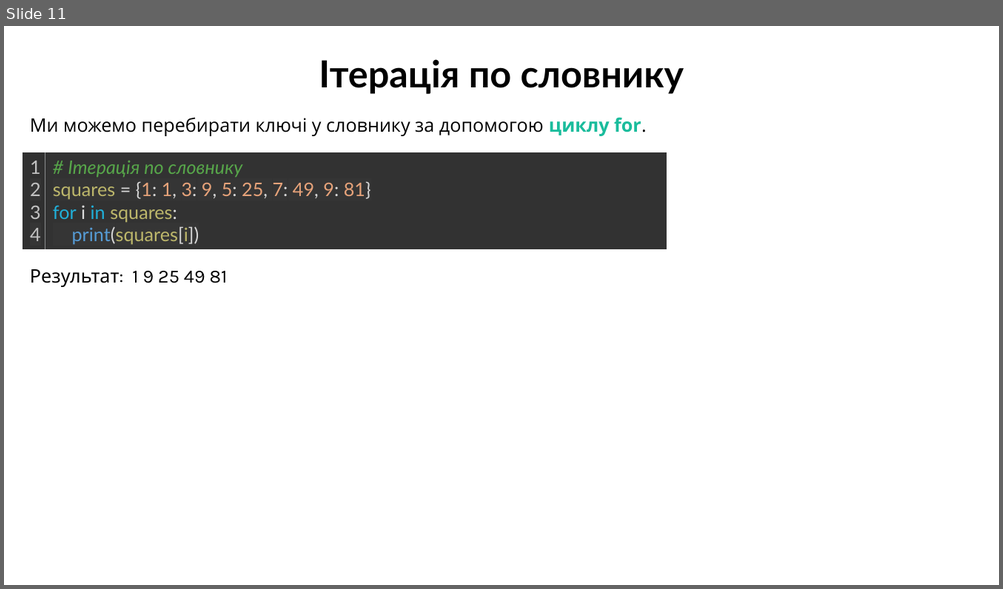
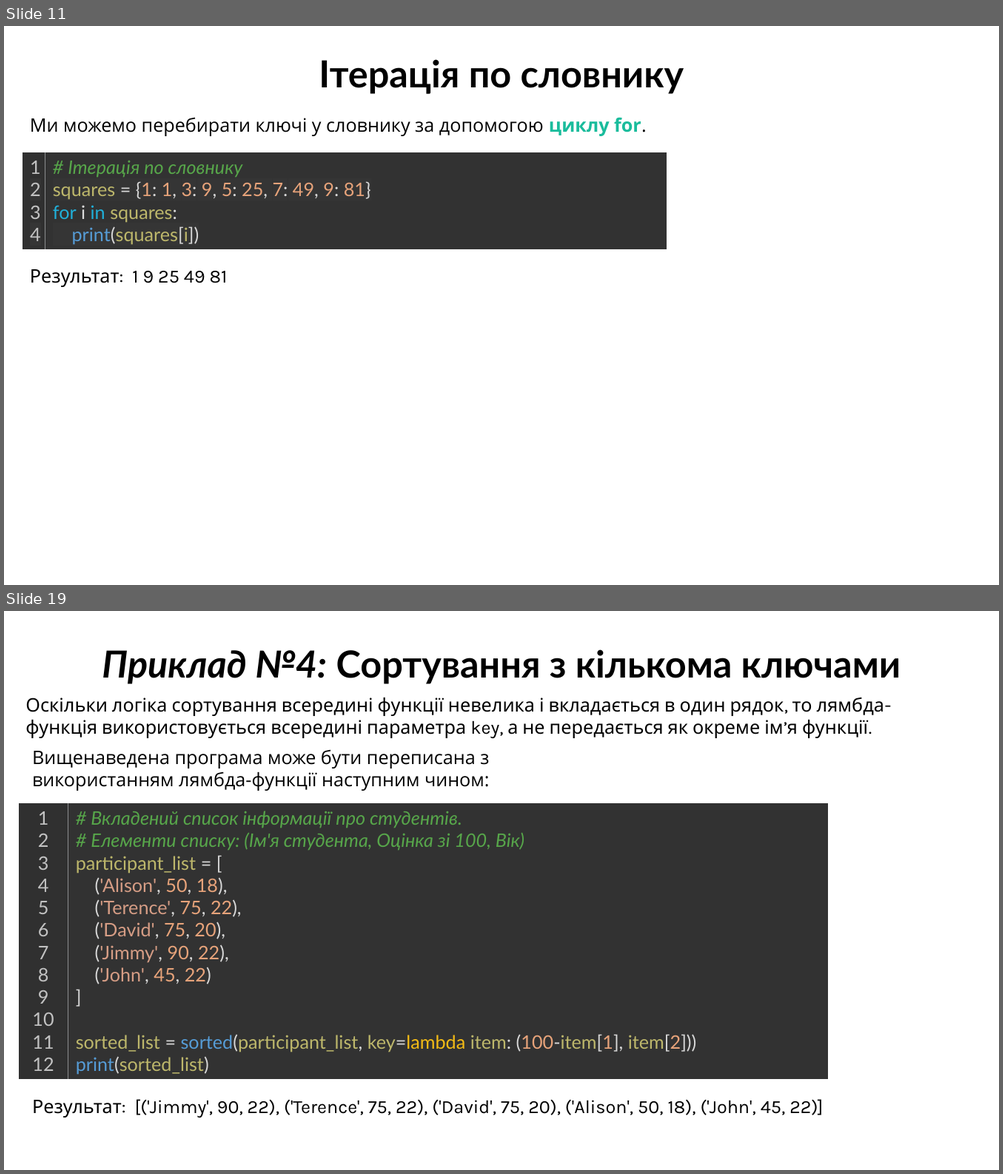
Before and after one commit to arg3ntuum/PythonCourse, a slide deck: Python Урок 12 Словники.pptx. Shown one above the other, each under a label of ours: slide 11 before the commit, slides 11 and 19 after it; the slides between them are not shown. The pictures are 1003x589 and 1003x1174 pixels, drawn with LibreOffice and Linux fonts; fonts in the diff are those of the drawing. Boxes give left, top, right and bottom in pixels: in the first picture for what was removed or moved away, otherwise in the second. Text is boxed around its words. In the diff, an @@ line names an element or a change of style, - is before the commit and + after.

```diff
--- a/Python Урок 12 Словники.pptx
+++ b/Python Урок 12 Словники.pptx
@@ slide 19 added at (x1=4, y1=611, x2=999, y2=1170), background #FFFFFF @@
@@ text added at (x1=102, y1=649, x2=901, y2=684), 36 pt, text #000000, bold @@
+Приклад №4: Сортування з кількома ключами
@@ text added at (x1=25, y1=698, x2=884, y2=738), 18 pt, text #000000 @@
+Оскільки логіка сортування всередині функції невелика і вкладається в один рядок, то лямбда-функція використовується всередині параметра key, а не передається як окреме ім’я функції.
@@ text added at (x1=32, y1=749, x2=489, y2=791), 18 pt, text #000000 @@
+Вищенаведена програма може бути переписана з використанням лямбда-функції наступним чином:
@@ table added at (x1=18, y1=803, x2=828, y2=1079), 1 rows, 2 columns @@
+1 / 2 / 3 / 4 / 5 / 6 / 7 / 8 / 9 / 10 / 11 / 12 | # Вкладений список інформації про студентів. / # Елементи списку: (Ім'я студента, Оцінка зі 100, Вік) / participant_list = [ / ('Alison', 50, 18), / ('Terence', 75, 22), / ('David', 75, 20), / ('Jimmy', 90, 22), / ('John', 45, 22) / ] / sorted_list = sorted(participant_list, key=lambda item: (100-item[1], item[2])) / print(sorted_list)
@@ text added at (x1=32, y1=1099, x2=822, y2=1118), 18 pt, text #000000 @@
+Результат: [('Jimmy', 90, 22), ('Terence', 75, 22), ('David', 75, 20), ('Alison', 50, 18), ('John', 45, 22)]
```
Also in this commit, not shown: 7 other slides added, 6 other files.
